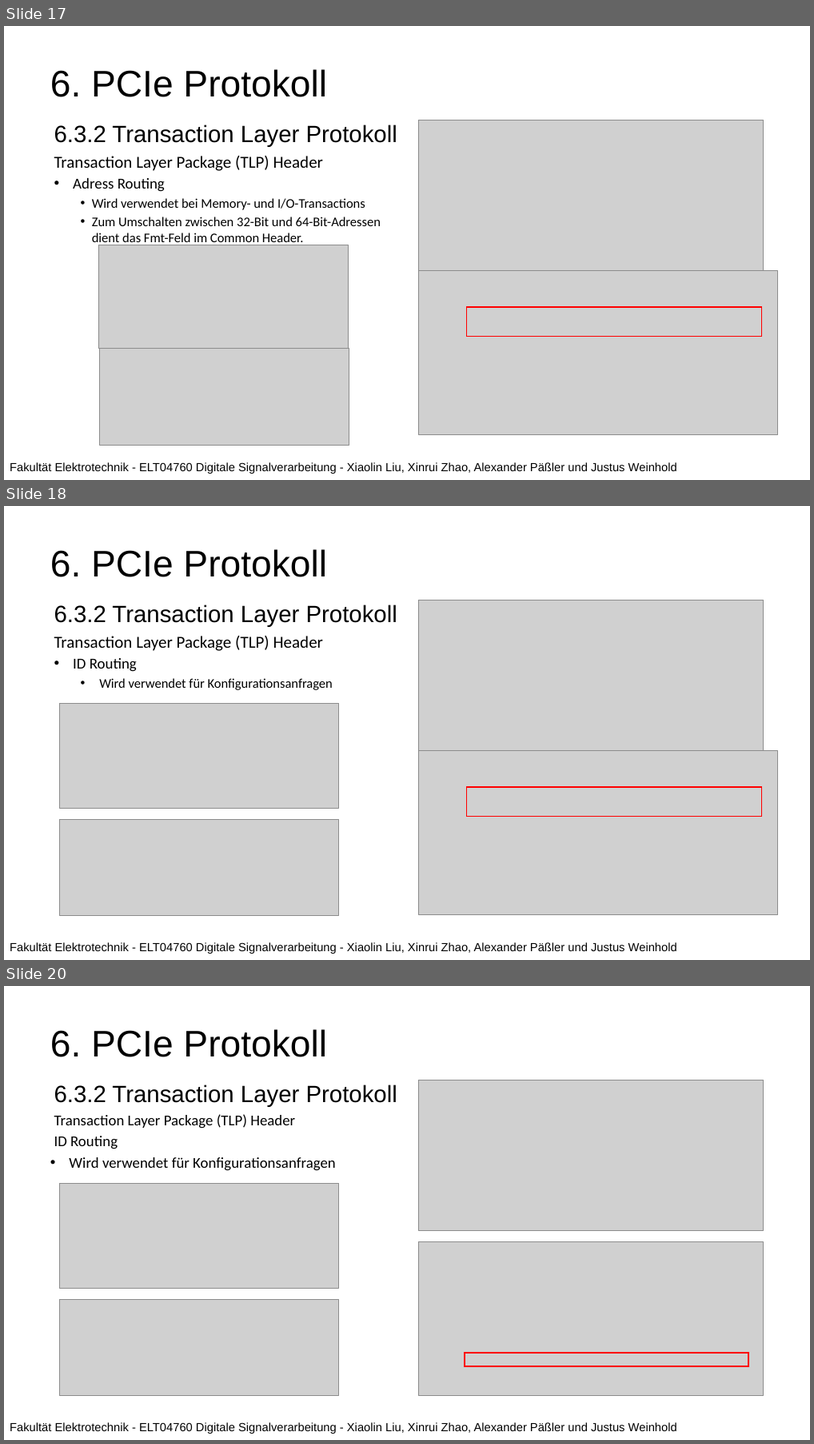
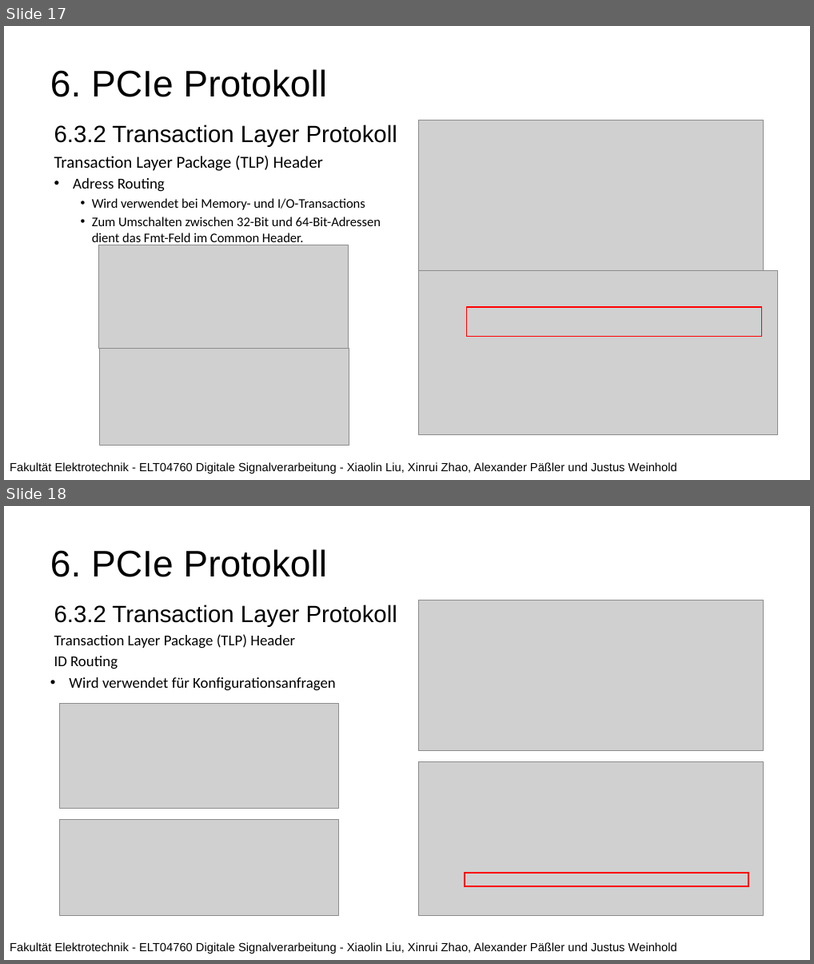
Before and after one commit to JustusDinera/Digitale-Signalverarbeitung, a slide deck: PCI Express_2.pptx. Shown one above the other, each under a label of ours: slides 17, 18 and 20 before the commit, slides 17 and 18 after it; the slides between them are not shown. The pictures are 814x1444 and 814x964 pixels, drawn with LibreOffice and Linux fonts; fonts in the diff are those of the drawing; grey boxes stand for pictures; background and template pictures are left out. Boxes give left, top, right and bottom in pixels: in the first picture for what was removed or moved away, otherwise in the second. Text is boxed around its words. In the diff, an @@ line names an element or a change of style, - is before the commit and + after.

```diff
--- a/PCI Express_2.pptx
+++ b/PCI Express_2.pptx
@@ slide 18 removed at (4, 506, 810, 960), background picture (left out) @@
@@ title removed at (50, 549, 327, 577) @@
-6. PCIe Protokoll
@@ picture removed at (418, 600, 764, 751) @@
@@ text removed at (54, 604, 398, 690) @@
-6.3.2 Transaction Layer Protokoll
-Transaction Layer Package (TLP) Header
-• ID Routing
-  • Wird verwendet für Konfigurationsanfragen
@@ picture removed at (60, 704, 339, 808) @@
@@ picture removed at (418, 751, 778, 914) @@
@@ rectangle removed at (466, 788, 762, 816) @@
@@ picture removed at (60, 819, 339, 915) @@
@@ text removed at (10, 942, 678, 953) @@
-Fakultät Elektrotechnik - ELT04760 Digitale Signalverarbeitung - Xiaolin Liu, Xinrui Zhao, Alexander Päßler und Justus Weinhold
@@ what was slide 20 is now slide 18 @@
```
Also in this commit, not shown: 3 slides changed.
